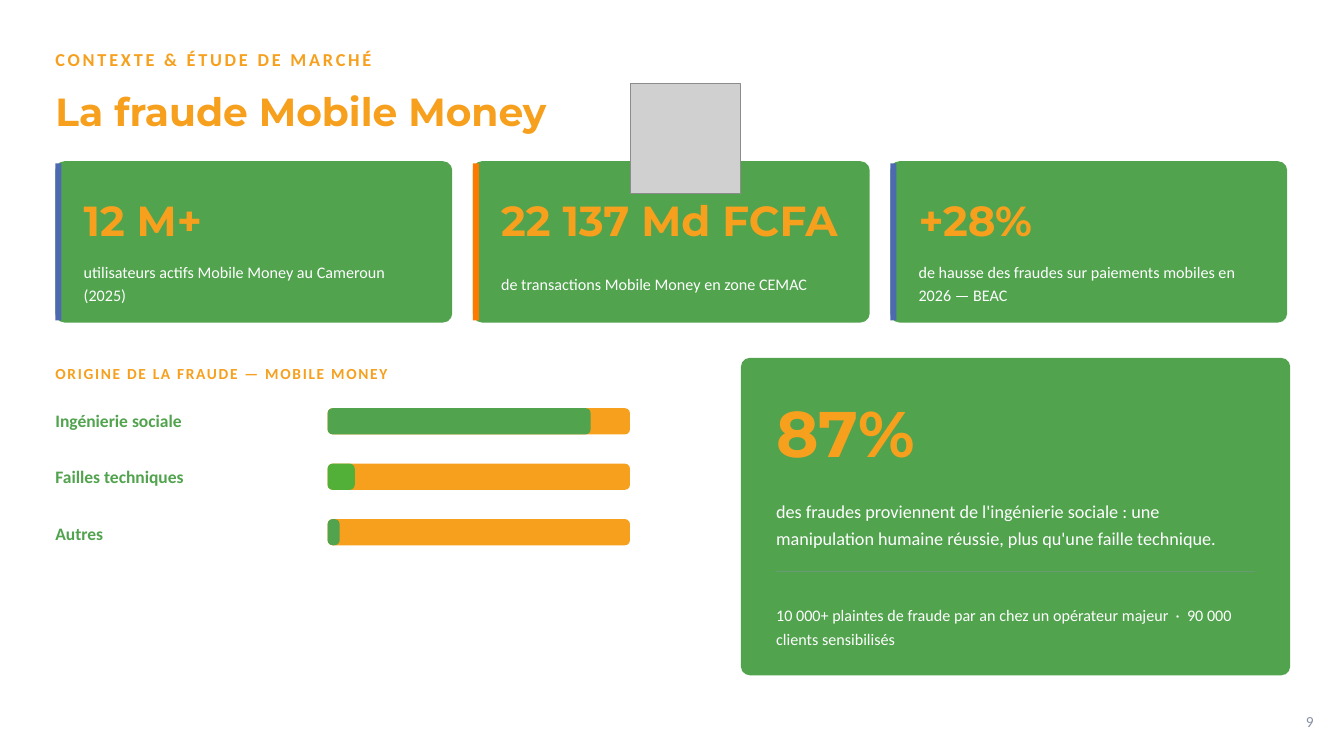
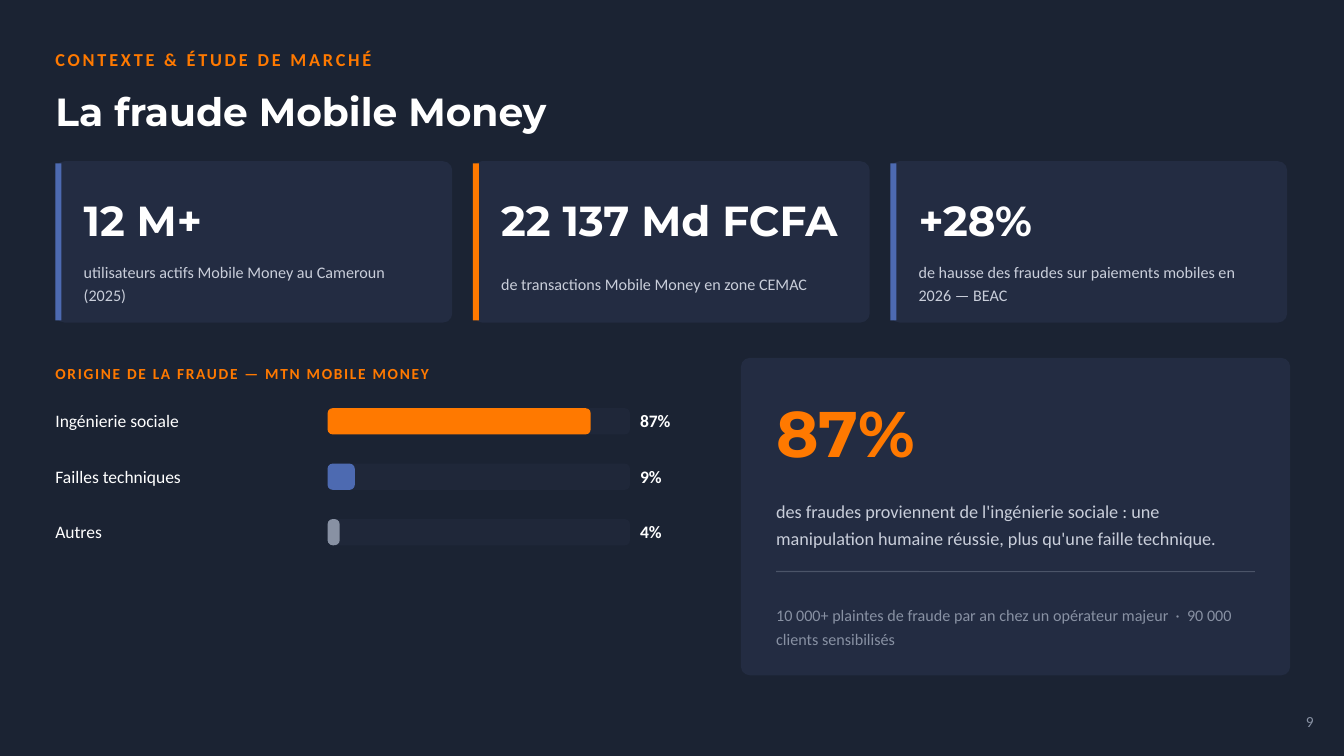
Before and after one commit to kwismo-support/Kwismo, a slide deck: slide 9 of cadrage/KWISMO_Presentation_Dark.pptx. Drawn at 1344x756 pixels with LibreOffice and Linux fonts; fonts in the diff are those of the drawing; grey boxes stand for pictures; background and template pictures are left out. Boxes give left, top, right and bottom in pixels: in the first picture for what was removed or moved away, otherwise in the second. Text is boxed around its words. In the diff, an @@ line names an element or a change of style, - is before the commit and + after.

```diff
--- a/cadrage/KWISMO_Presentation_Dark.pptx
+++ b/cadrage/KWISMO_Presentation_Dark.pptx
@@ background #FFFFFF to picture (left out) @@
@@ text "CONTEXTE & ÉTUDE DE MARCHÉ" at bbox=[55, 51, 371, 66]: text colour #F6A01E to #FF7900 @@
@@ picture removed at bbox=[631, 84, 741, 194] @@
@@ text colour #F6A01E to #FFFFFF in 4 elements at bbox=[55, 95, 546, 134], bbox=[84, 206, 202, 236], bbox=[501, 205, 837, 237], bbox=[919, 206, 1032, 237] @@
@@ text at bbox=[198, 267, 293, 281]: text changed; text colour #F6A01E to #FF7900 @@
-ORIGINE DE LA FRAUDE — MOBILE MONEY
+ORIGINE DE LA FRAUDE — MTN MOBILE MONEY
@@ fill #51A34E to #232C42 in 4 elements at bbox=[55, 161, 453, 323], bbox=[473, 161, 870, 323], bbox=[890, 161, 1288, 323], bbox=[741, 358, 1291, 676] @@
@@ text "87%" at bbox=[776, 411, 915, 458]: text colour #F6A01E to #FF7900 @@
@@ rounded rectangle at bbox=[328, 408, 591, 435]: fill #51A34E to #FF7900 @@
@@ text added at bbox=[640, 415, 670, 427], 12.5 pt, text #FFFFFF, bold @@
+87%
@@ rounded rectangle at bbox=[328, 464, 355, 490]: fill #52B038 to #4D6AB1 @@
@@ text added at bbox=[640, 471, 662, 483], 12.5 pt, text #FFFFFF, bold @@
+9%
@@ text colour #FFFFFF to #C9CEDA in 4 elements at bbox=[84, 267, 385, 303], bbox=[501, 279, 807, 293], bbox=[919, 267, 1234, 301], bbox=[776, 505, 1216, 548] @@
@@ text colour #51A34E to #FFFFFF, bold off in 3 elements at bbox=[55, 415, 178, 430], bbox=[55, 471, 181, 486], bbox=[55, 526, 102, 538] @@
@@ fill #F6A01E to #1F2739 in 3 elements at bbox=[328, 408, 630, 435], bbox=[328, 464, 630, 490], bbox=[328, 519, 630, 545] @@
@@ rounded rectangle at bbox=[328, 519, 340, 545]: fill #51A34E to #8891A3 @@
@@ text added at bbox=[640, 526, 662, 538], 12.5 pt, text #FFFFFF, bold @@
+4%
@@ text "10 000+ plaintes de fraude ..." at bbox=[776, 610, 1231, 645]: text colour #FFFFFF to #8891A3 @@
```
Also in this commit, not shown: 24 other slides changed, 2 slides added, 2 other files.
